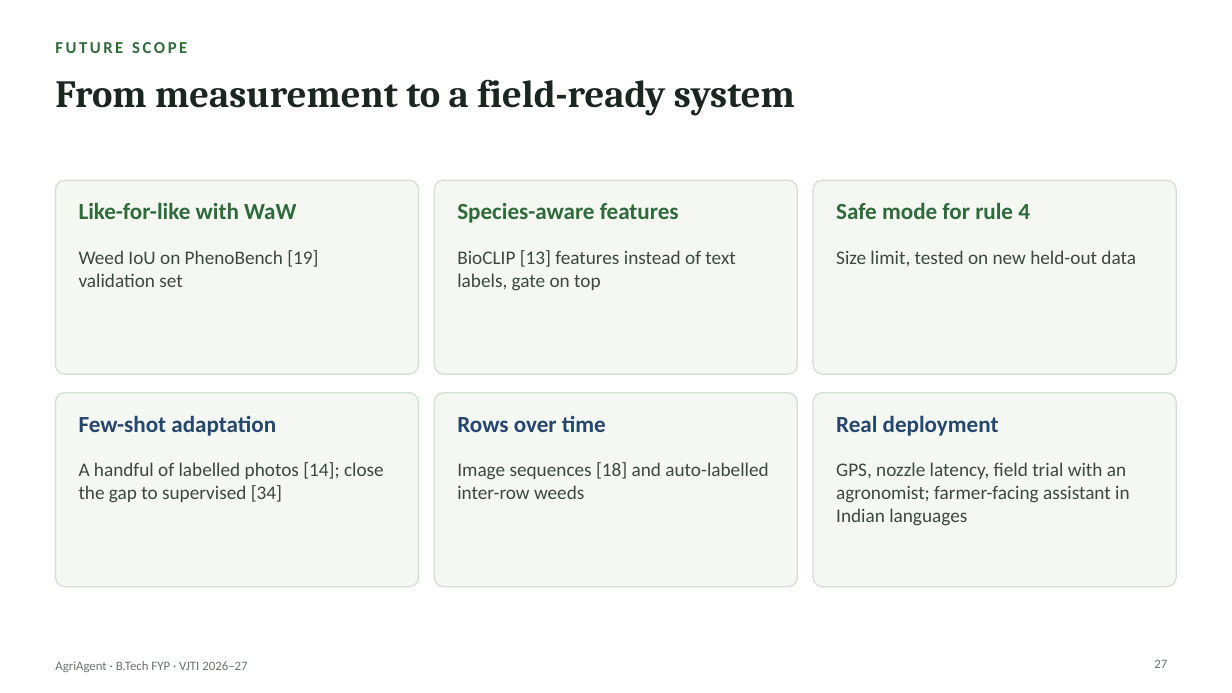
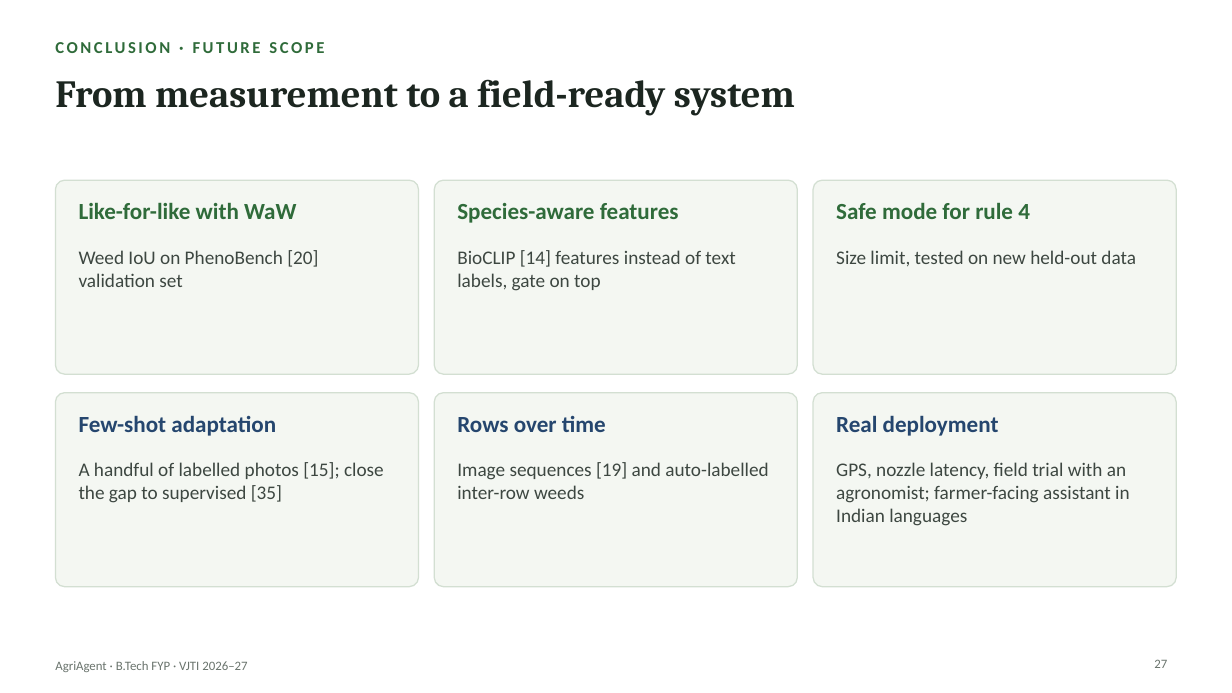
Before and after one commit to Chaitanya-666/agriAgent, a slide deck: slide 27 of docs/slides/AgriAgent_FYP_Presentation.pptx. Drawn at 1232x693 pixels with LibreOffice and Linux fonts; fonts in the diff are those of the drawing. Boxes give left, top, right and bottom in pixels: in the first picture for what was removed or moved away, otherwise in the second. Text is boxed around its words. In the diff, an @@ line names an element or a change of style, - is before the commit and + after.

```diff
--- a/docs/slides/AgriAgent_FYP_Presentation.pptx
+++ b/docs/slides/AgriAgent_FYP_Presentation.pptx
@@ text at (x1=55, y1=42, x2=324, y2=53): text changed @@
-FUTURE SCOPE
+CONCLUSION · FUTURE SCOPE
@@ text at (x1=79, y1=250, x2=318, y2=287): text changed @@
-Weed IoU on PhenoBench [19] validation set
+Weed IoU on PhenoBench [20] validation set
@@ text at (x1=457, y1=250, x2=735, y2=291): text changed @@
-BioCLIP [13] features instead of text labels, gate on top
+BioCLIP [14] features instead of text labels, gate on top
@@ text at (x1=79, y1=462, x2=384, y2=503): text changed @@
-A handful of labelled photos [14]; close the gap to supervised [34]
+A handful of labelled photos [15]; close the gap to supervised [35]
@@ text at (x1=457, y1=462, x2=768, y2=499): text changed @@
-Image sequences [18] and auto-labelled inter-row weeds
+Image sequences [19] and auto-labelled inter-row weeds
```
Also in this commit, not shown: 19 other slides changed, 29 other files.
